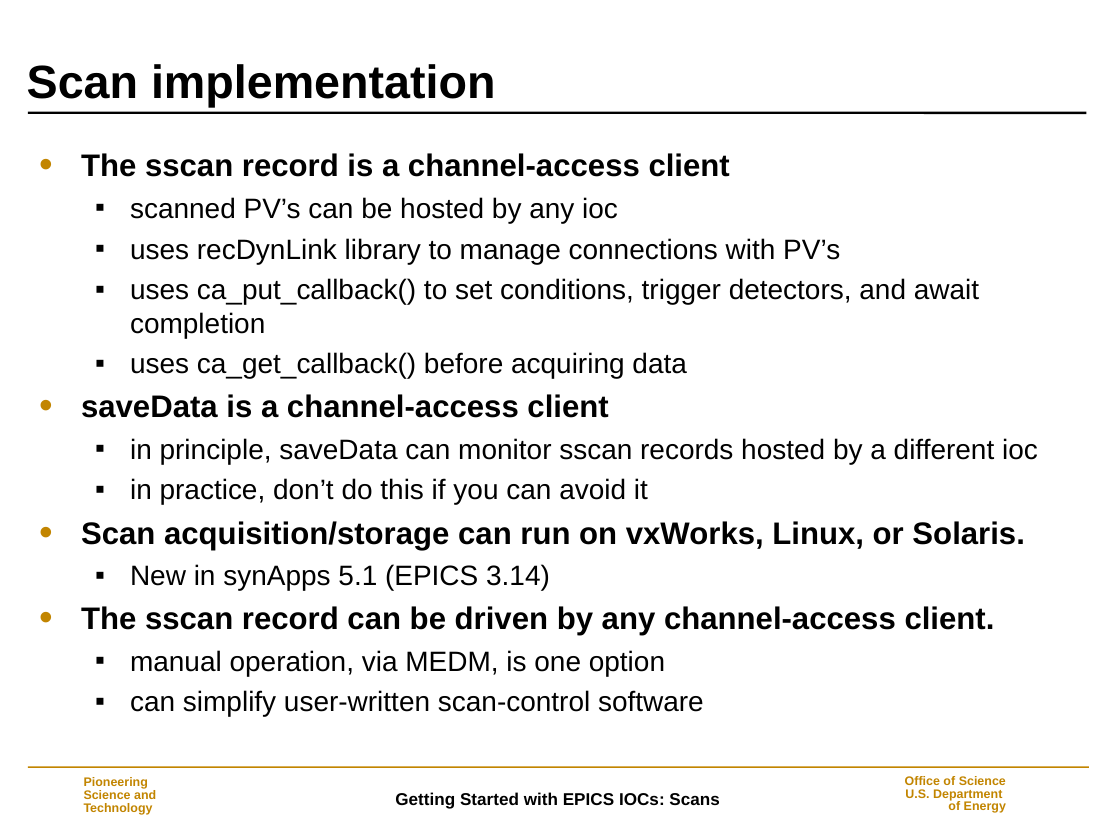
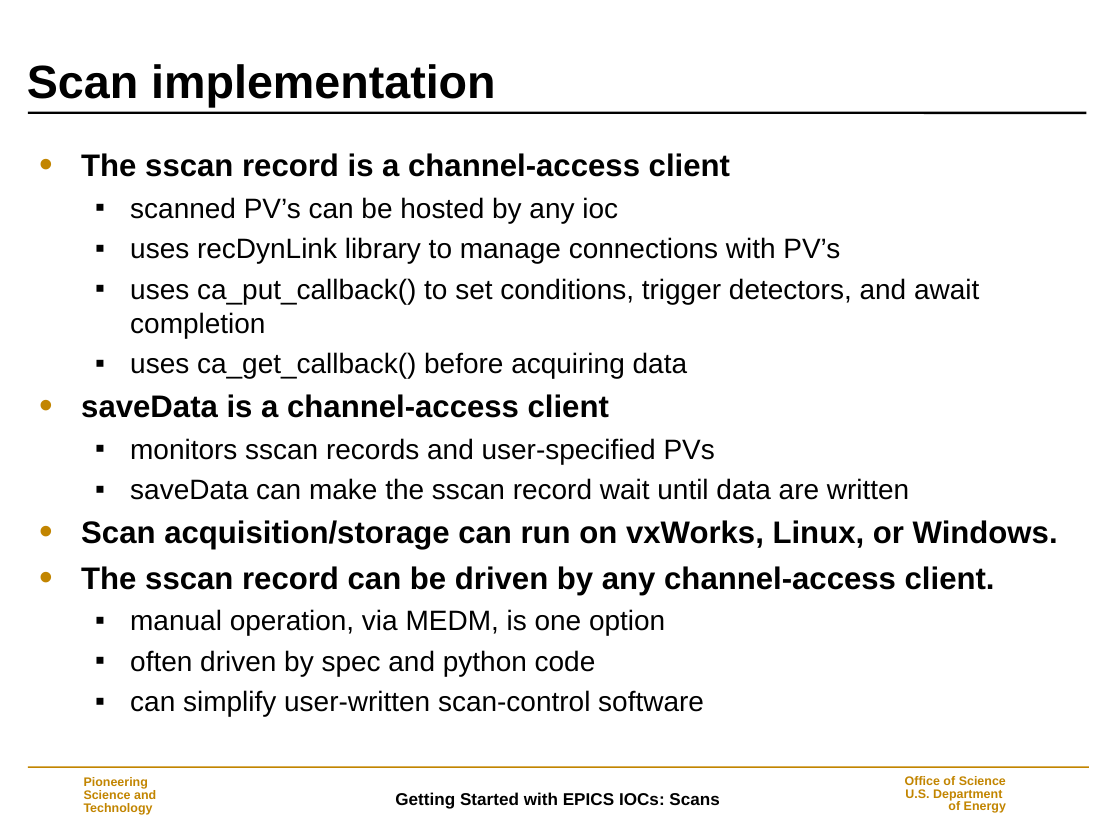
Before and after one commit to epics-modules/sscan, a slide deck: slide 7 of documentation/Scans.ppt. Drawn at 1120x840 pixels with LibreOffice and Linux fonts; fonts in the diff are those of the drawing; background and template pictures are left out. Boxes give left, top, right and bottom in pixels: in the first picture for what was removed or moved away, otherwise in the second. Text is boxed around its words. In the diff, an @@ line names an element or a change of style, - is before the commit and + after.

```diff
--- a/documentation/Scans.ppt
+++ b/documentation/Scans.ppt
@@ text at <box>81,438,1058,550</box>: text changed @@
-  ▪ in principle, saveData can monitor sscan records hosted by a different ioc
-  ▪ in practice, don’t do this if you can avoid it
-• Scan acquisition/storage can run on vxWorks, Linux, or Solaris.
-  ▪ New in synApps 5.1 (EPICS 3.14)
+  ▪ monitors sscan records and user-specified PVs
+  ▪ saveData can make the sscan record wait until data are written
+• Scan acquisition/storage can run on vxWorks, Linux, or Windows.
@@ text at <box>130,650,596,676</box>: paragraph added @@
+  ▪ often driven by spec and python code
```
Also in this commit, not shown: 8 other slides changed.
